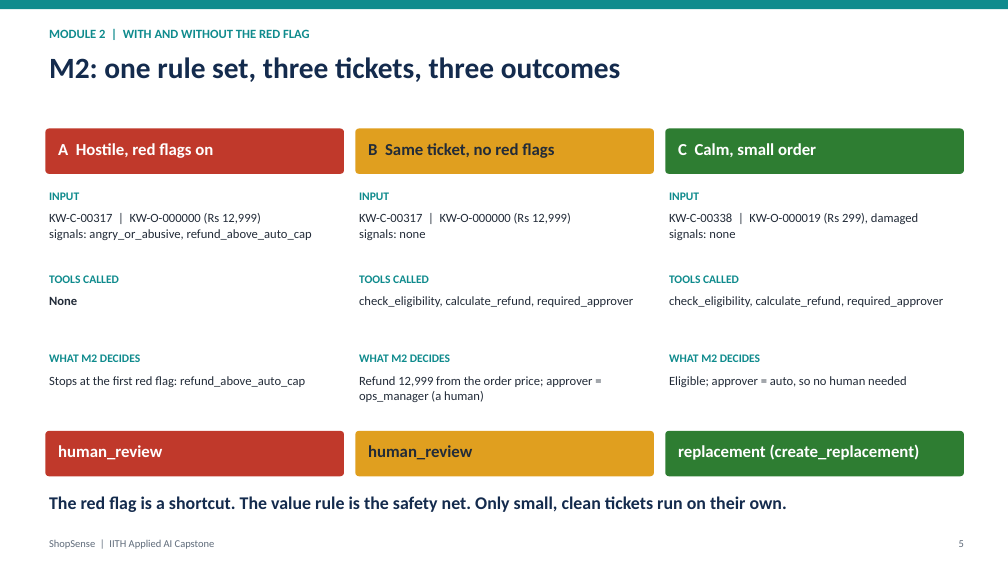
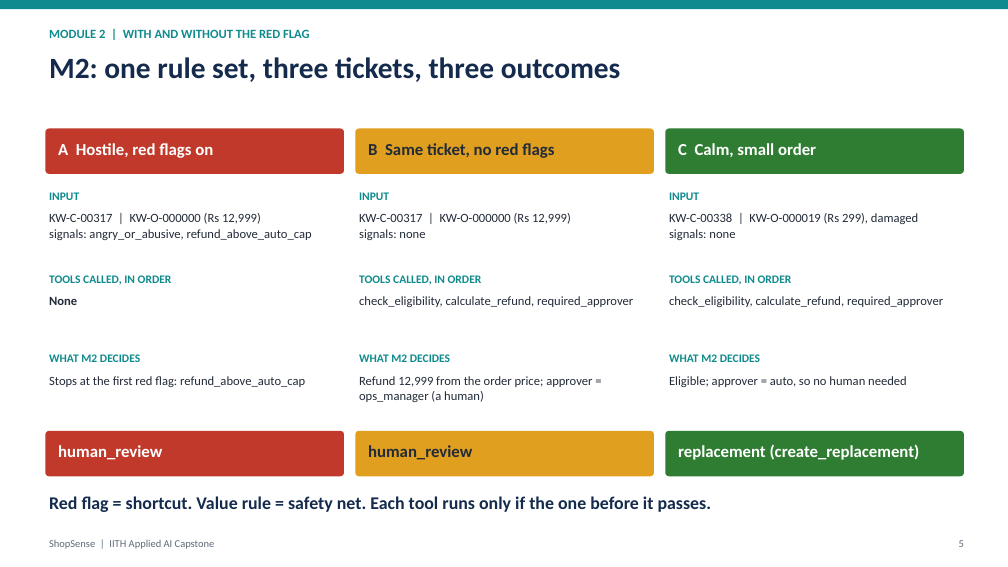
Before and after one commit to abhraj786/iith-ai-capstone-shopsense, a slide deck: slide 5 of docs/deck/iith-ai-capstone-shopsense.pptx. Drawn at 1008x567 pixels with LibreOffice and Linux fonts; fonts in the diff are those of the drawing. Boxes give left, top, right and bottom in pixels: in the first picture for what was removed or moved away, otherwise in the second. Text is boxed around its words. In the diff, an @@ line names an element or a change of style, - is before the commit and + after.

```diff
--- a/docs/deck/iith-ai-capstone-shopsense.pptx
+++ b/docs/deck/iith-ai-capstone-shopsense.pptx
@@ text at [49,275,172,285]: text changed @@
-TOOLS CALLED
+TOOLS CALLED, IN ORDER
@@ text at [359,275,482,285]: text changed @@
-TOOLS CALLED
+TOOLS CALLED, IN ORDER
@@ text at [669,275,792,285]: text changed @@
-TOOLS CALLED
+TOOLS CALLED, IN ORDER
@@ text at [49,496,712,512]: text changed @@
-The red flag is a shortcut. The value rule is the safety net. Only small, clean tickets run on their own.
+Red flag = shortcut. Value rule = safety net. Each tool runs only if the one before it passes.
```
Also in this commit, not shown: 1 other file.
